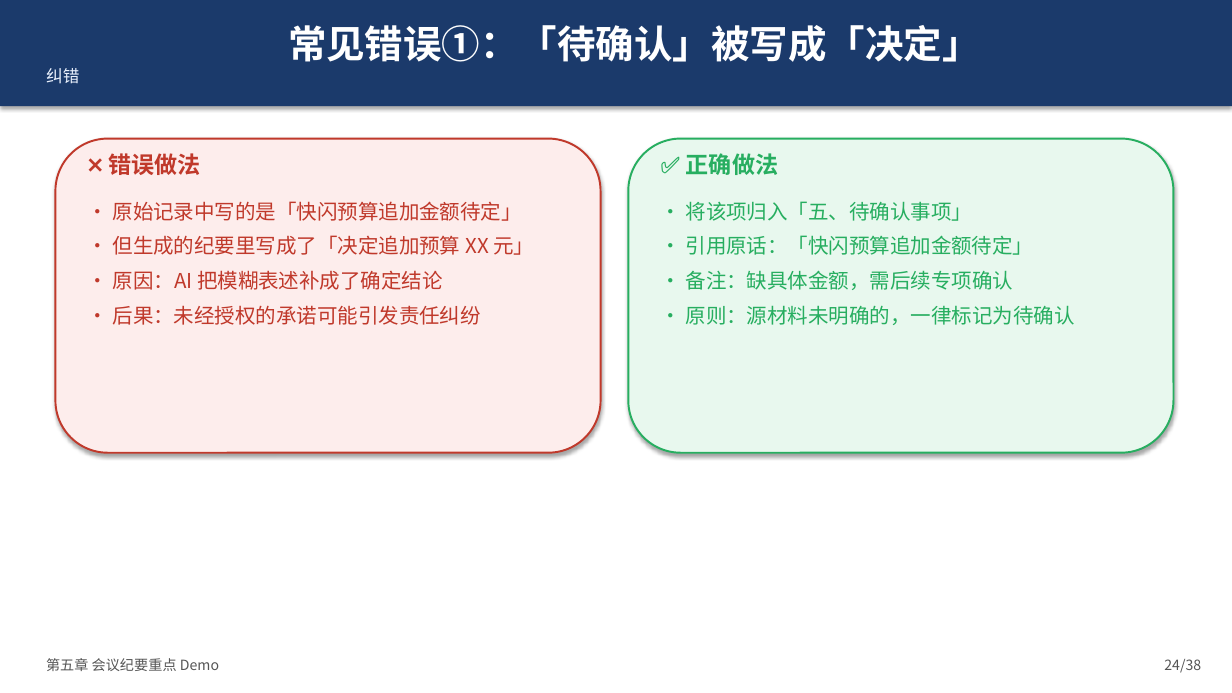
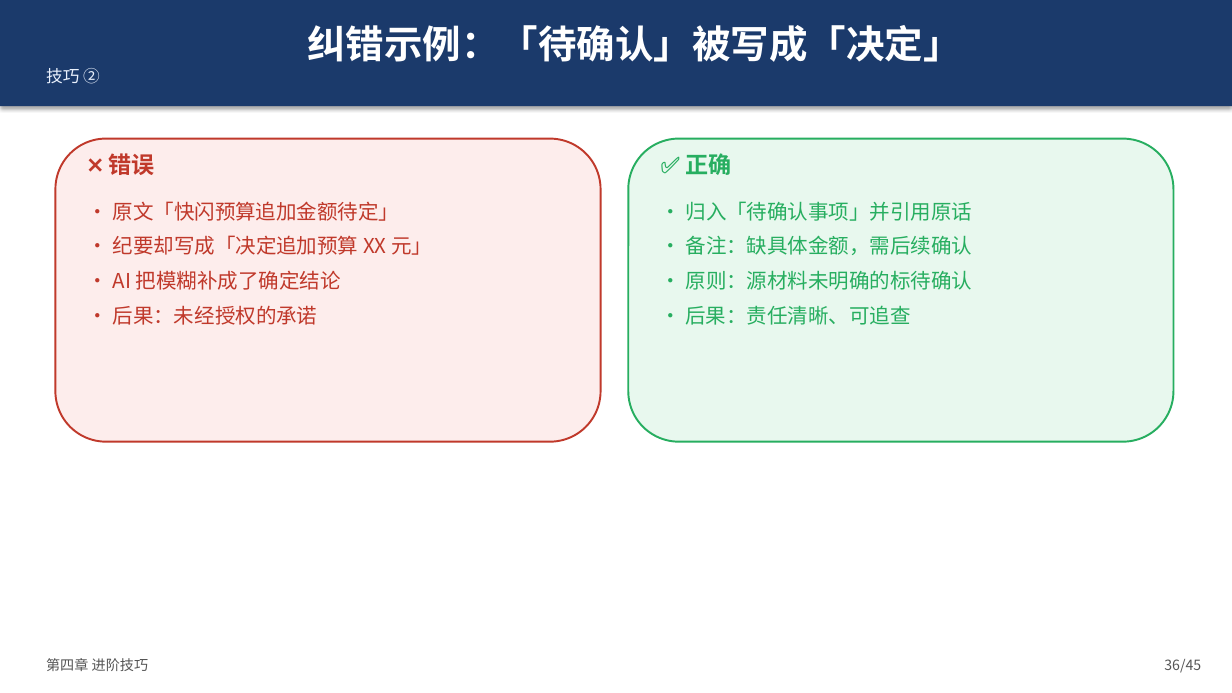
Before and after one commit to onehount/workbuddy-beginner-training, a slide deck: slide 36 of 02-slides/workbuddy-beginner-training.pptx (slide 24 before the commit). Drawn at 1232x693 pixels with LibreOffice and Linux fonts; fonts in the diff are those of the drawing. Boxes give left, top, right and bottom in pixels: in the first picture for what was removed or moved away, otherwise in the second. Text is boxed around its words. In the diff, an @@ line names an element or a change of style, - is before the commit and + after.

Commit message:
v1.1: 课程PPT重构为功能导向结构（45页）
- 先讲 WorkBuddy 各功能是什么/干什么/怎么用/在哪里
- 用青屿茶研案例演示每个功能的具体使用流程
- 新增界面三区总览示意图 + 10大功能四象限说明页
- 进阶技巧：先给方案再执行、出错五步纠正、提示词四要素、四查清单
- Demo 结果仅顺带展示
- 更新 README 议程表与 CHANGELOG

```diff
--- a/02-slides/workbuddy-beginner-training.pptx
+++ b/02-slides/workbuddy-beginner-training.pptx
@@ text in rectangle at bbox=[307, 25, 961, 62]: text changed @@
-常见错误①：「待确认」被写成「决定」
-纠错
+纠错示例：「待确认」被写成「决定」
+技巧 ②
@@ rounded rectangle: place and size @@
-rounded rectangle at bbox=[55, 139, 601, 453]
+rounded rectangle at bbox=[55, 139, 601, 442]
@@ rounded rectangle at bbox=[55, 139, 601, 442]: shadow off @@
@@ rounded rectangle at bbox=[628, 139, 1174, 442]: shadow off @@
@@ rounded rectangle: place and size @@
-rounded rectangle at bbox=[628, 139, 1174, 453]
+rounded rectangle at bbox=[628, 139, 1174, 442]
@@ text at bbox=[108, 153, 154, 175]: text changed @@
-❌ 错误做法
+❌ 错误
@@ text at bbox=[686, 153, 732, 175]: text changed @@
-✅ 正确做法
+✅ 正确
@@ text at bbox=[113, 201, 432, 325]: text changed @@
-• 原始记录中写的是「快闪预算追加金额待定」
-• 但生成的纪要里写成了「决定追加预算 XX 元」
-• 原因：AI 把模糊表述补成了确定结论
-• 后果：未经授权的承诺可能引发责任纠纷
+• 原文「快闪预算追加金额待定」
+• 纪要却写成「决定追加预算 XX 元」
+• AI 把模糊补成了确定结论
+• 后果：未经授权的承诺
@@ text at bbox=[686, 201, 973, 325]: text changed @@
-• 将该项归入「五、待确认事项」
-• 引用原话：「快闪预算追加金额待定」
-• 备注：缺具体金额，需后续专项确认
-• 原则：源材料未明确的，一律标记为待确认
+• 归入「待确认事项」并引用原话
+• 备注：缺具体金额，需后续确认
+• 原则：源材料未明确的标待确认
+• 后果：责任清晰、可追查
@@ text at bbox=[46, 658, 149, 671]: text changed @@
-第五章 会议纪要重点 Demo
+第四章 进阶技巧
@@ text at bbox=[1164, 659, 1201, 673]: text changed @@
-24/38
+36/45
```
Also in this commit, not shown: 16 other slides changed, 28 slides added, 21 slides removed, 6 other files.
